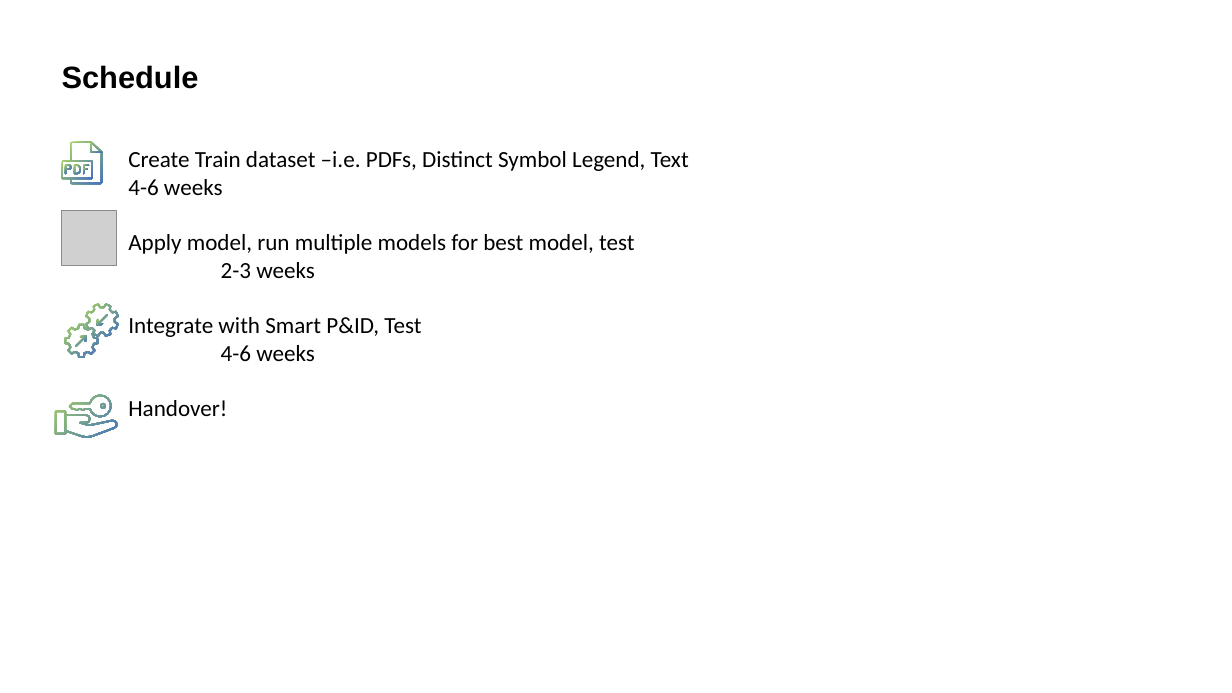
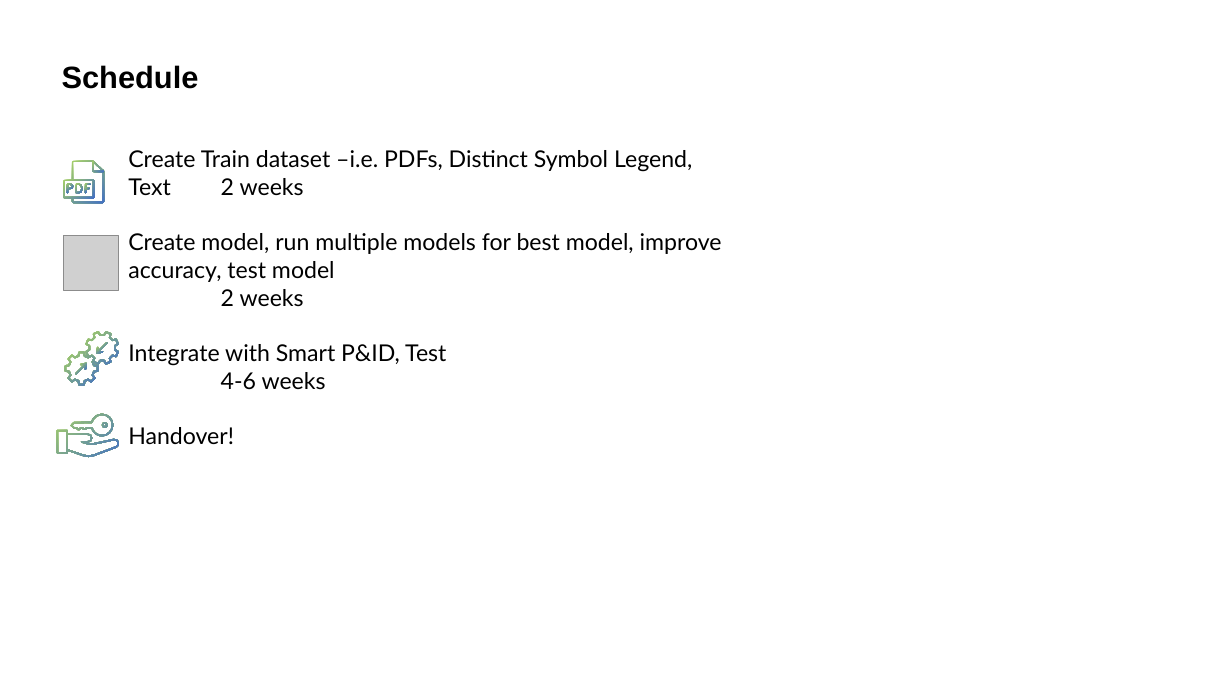
Before and after one commit to Tech4-Good/Step01_Learning, a slide deck: slide 20 of 04_ComputerVision/01_POC_Hexagon_AI_PID/AI for PDF extraction.pptx (slide 15 before the commit). Drawn at 1232x693 pixels with LibreOffice and Linux fonts; fonts in the diff are those of the drawing; grey boxes stand for pictures; background and template pictures are left out. Boxes give left, top, right and bottom in pixels: in the first picture for what was removed or moved away, otherwise in the second. Text is boxed around its words. In the diff, an @@ line names an element or a change of style, - is before the commit and + after.

```diff
--- a/04_ComputerVision/01_POC_Hexagon_AI_PID/AI for PDF extraction.pptx
+++ b/04_ComputerVision/01_POC_Hexagon_AI_PID/AI for PDF extraction.pptx
@@ text at [128, 150, 722, 307]: text changed; font Calibri to Lato @@
-Create Train dataset –i.e. PDFs, Distinct Symbol Legend, Text 4-6 weeks
-Apply model, run multiple models for best model, test
-2-3 weeks
+Create Train dataset –i.e. PDFs, Distinct Symbol Legend, Text 2 weeks
+Create model, run multiple models for best model, improve accuracy, test model
+2 weeks
@@ 10 freeform shapes: place and size @@
-10 freeform shapes at [55, 141, 117, 438]
+10 freeform shapes at [56, 161, 119, 457]
@@ picture: place and size @@
-picture at [62, 211, 117, 265]
+picture at [64, 236, 119, 290]
@@ text at [128, 344, 446, 444]: font Calibri to Lato in "Integrate with Smart P&ID, Test", "4-6 weeks", "Handover!" @@
@@ 6 freeform shapes: place and size @@
-6 freeform shapes at [65, 303, 118, 358]
+6 freeform shapes at [65, 331, 119, 385]
```
Also in this commit, not shown: 13 other slides changed, 9 slides added, 3 slides removed, 5 other files.
